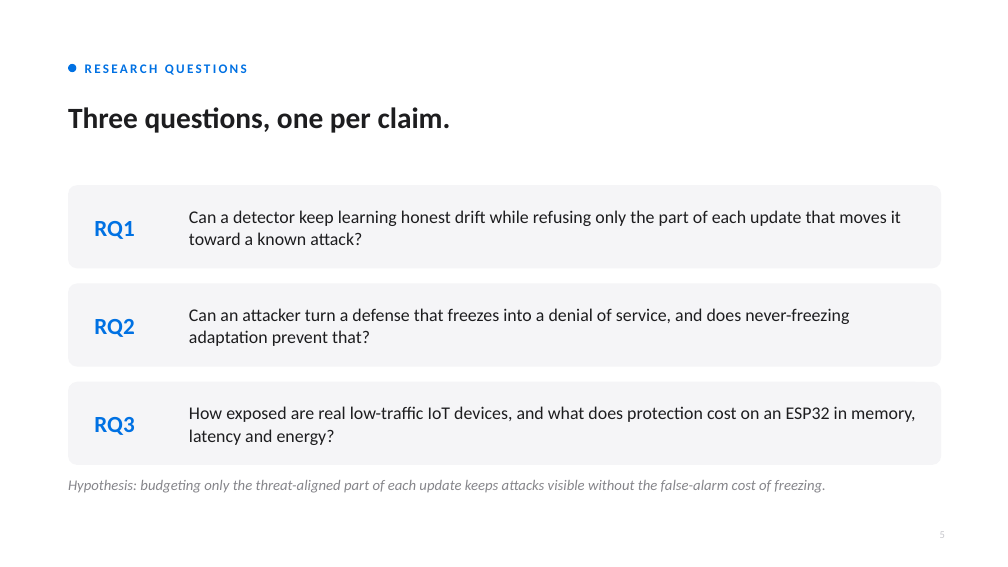
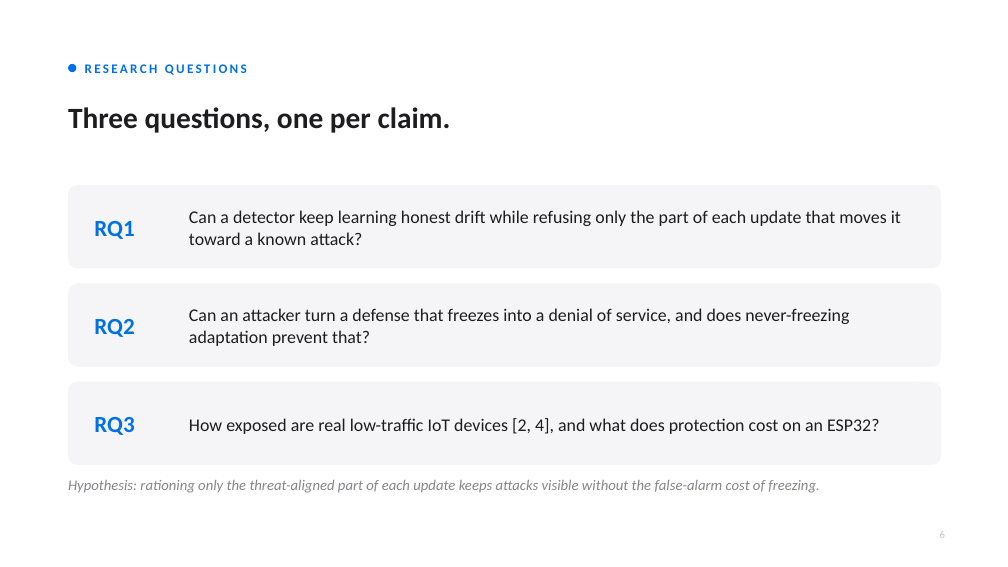
Before and after one commit to IOT-snu/brainstorming, a slide deck: slide 6 of CSD457_First_Presentation.pptx (slide 5 before the commit). Drawn at 1008x567 pixels with LibreOffice and Linux fonts; fonts in the diff are those of the drawing. Boxes give left, top, right and bottom in pixels: in the first picture for what was removed or moved away, otherwise in the second. Text is boxed around its words. In the diff, an @@ line names an element or a change of style, - is before the commit and + after.

```diff
--- a/CSD457_First_Presentation.pptx
+++ b/CSD457_First_Presentation.pptx
@@ text at box(189, 418, 879, 434): text changed @@
-How exposed are real low-traffic IoT devices, and what does protection cost on an ESP32 in memory, latency and energy?
+How exposed are real low-traffic IoT devices [2, 4], and what does protection cost on an ESP32?
@@ text at box(68, 480, 819, 493): text changed @@
-Hypothesis: budgeting only the threat-aligned part of each update keeps attacks visible without the false-alarm cost of freezing.
+Hypothesis: rationing only the threat-aligned part of each update keeps attacks visible without the false-alarm cost of freezing.
```
Also in this commit, not shown: 9 other slides changed, 1 slide added, 1 other file.
